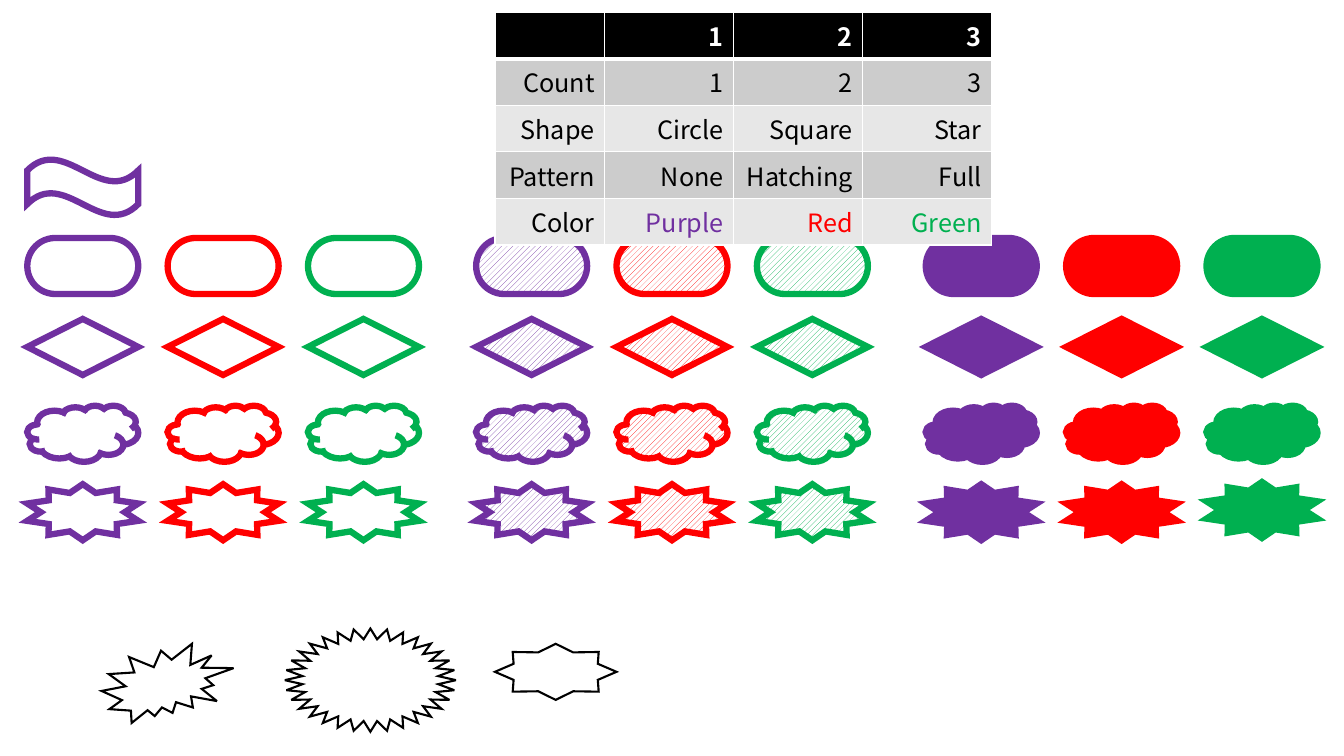
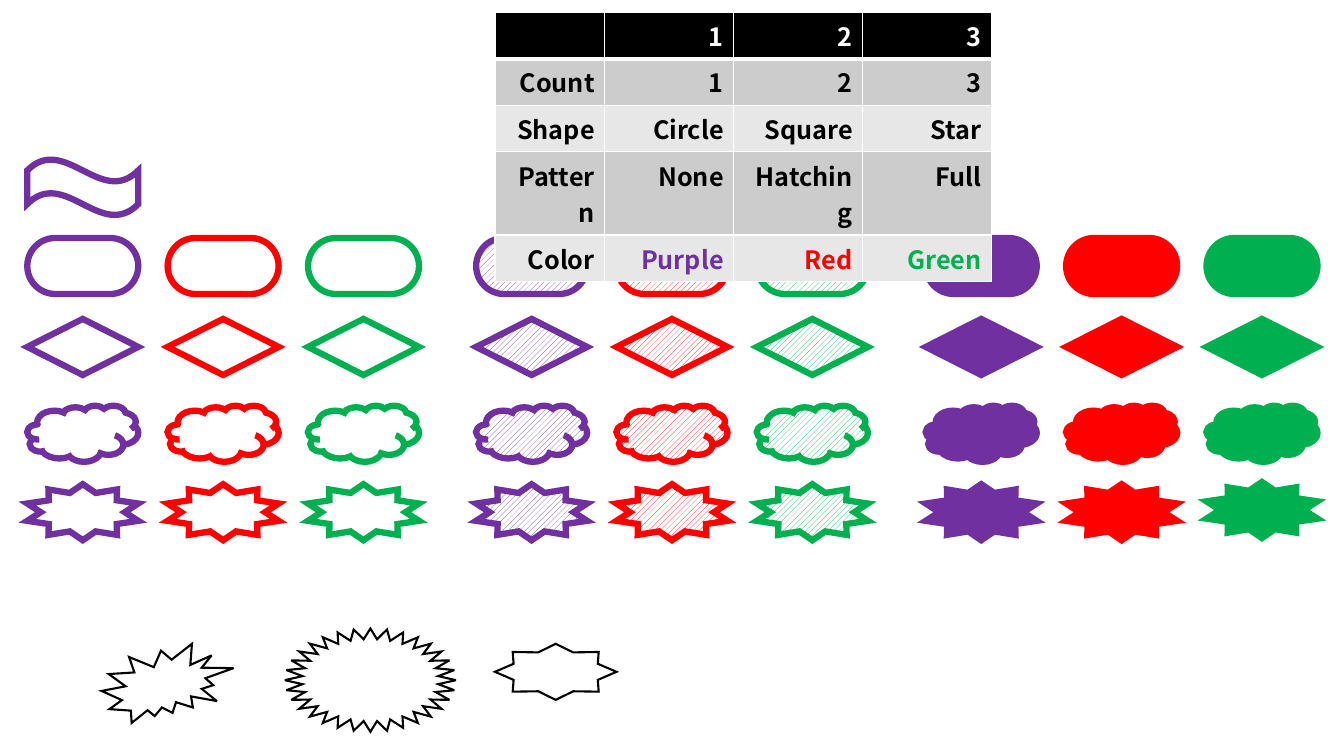
Before and after one commit to hyeonation/Game_SET, a slide deck: slide 1 of Image/SET 카드 그림.pptx. Drawn at 1344x756 pixels with LibreOffice and Linux fonts; fonts in the diff are those of the drawing. Boxes give left, top, right and bottom in pixels: in the first picture for what was removed or moved away, otherwise in the second. Text is boxed around its words. In the diff, an @@ line names an element or a change of style, - is before the commit and + after.

```diff
--- a/Image/SET 카드 그림.pptx
+++ b/Image/SET 카드 그림.pptx
@@ table at (495,12,992,279) @@
@@ bold on @@
```
Also in this commit, not shown: 1 other file.
